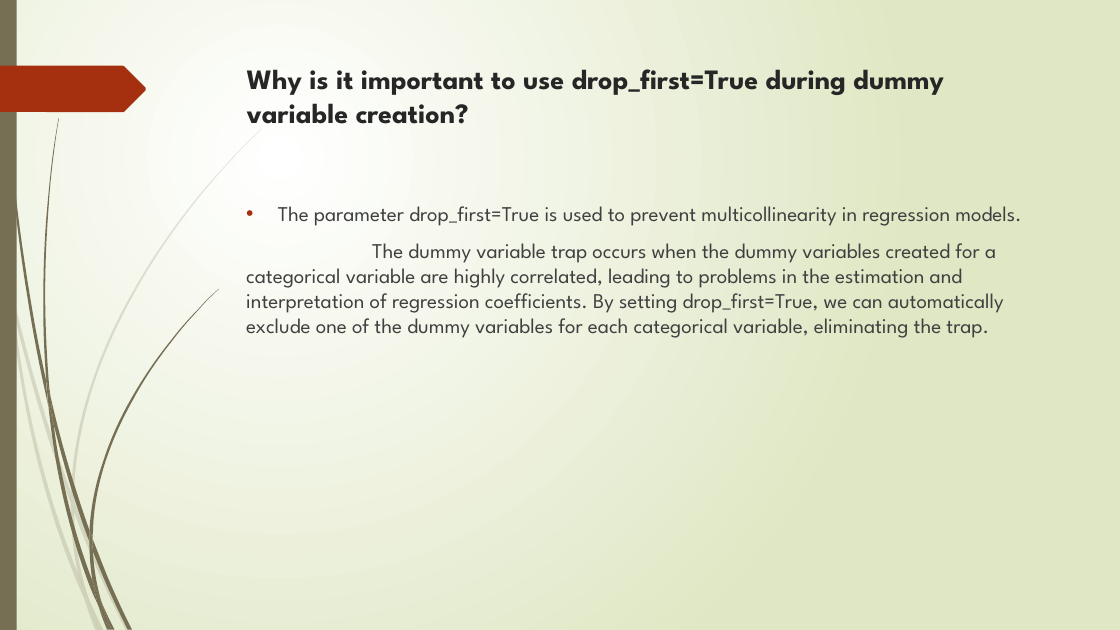
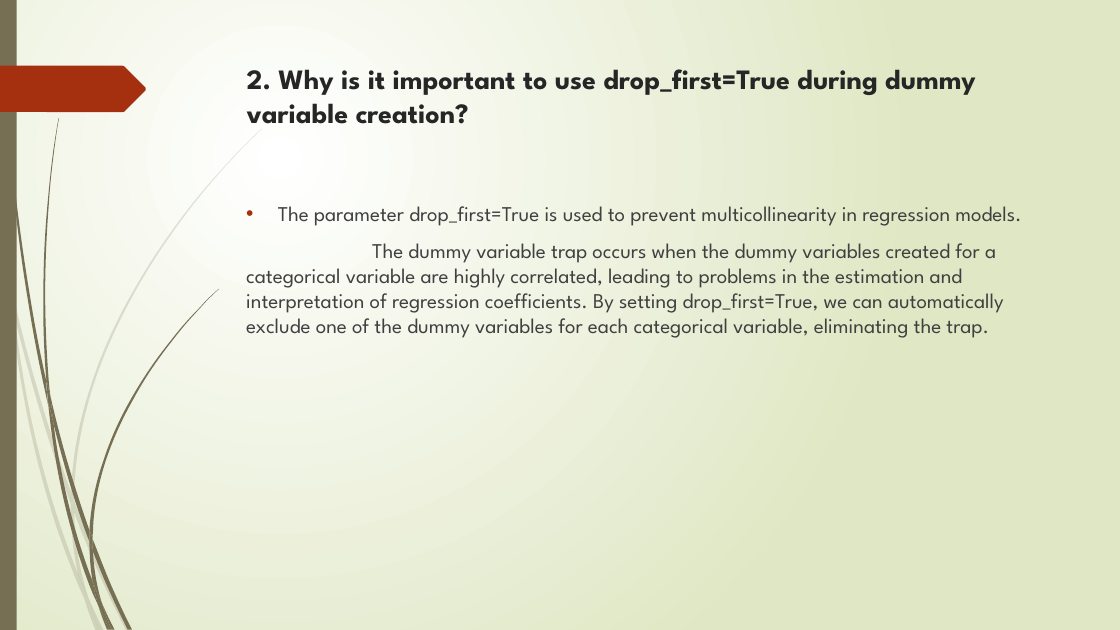
Before and after one commit to mylearning-datta/Linear-Regression, a slide deck: slide 3 of LinearRegression_Assignment/Linear Regression_Subjective Questions.pptx. Drawn at 1120x630 pixels with LibreOffice and Linux fonts; fonts in the diff are those of the drawing. Boxes give left, top, right and bottom in pixels: in the first picture for what was removed or moved away, otherwise in the second. Text is boxed around its words. In the diff, an @@ line names an element or a change of style, - is before the commit and + after.

```diff
--- a/LinearRegression_Assignment/Linear Regression_Subjective Questions.pptx
+++ b/LinearRegression_Assignment/Linear Regression_Subjective Questions.pptx
@@ title at box(247, 69, 976, 124): text changed @@
-Why is it important to use drop_first=True during dummy variable creation?
+2. Why is it important to use drop_first=True during dummy variable creation?
```
Also in this commit, not shown: 3 other slides changed, 5 slides added.
